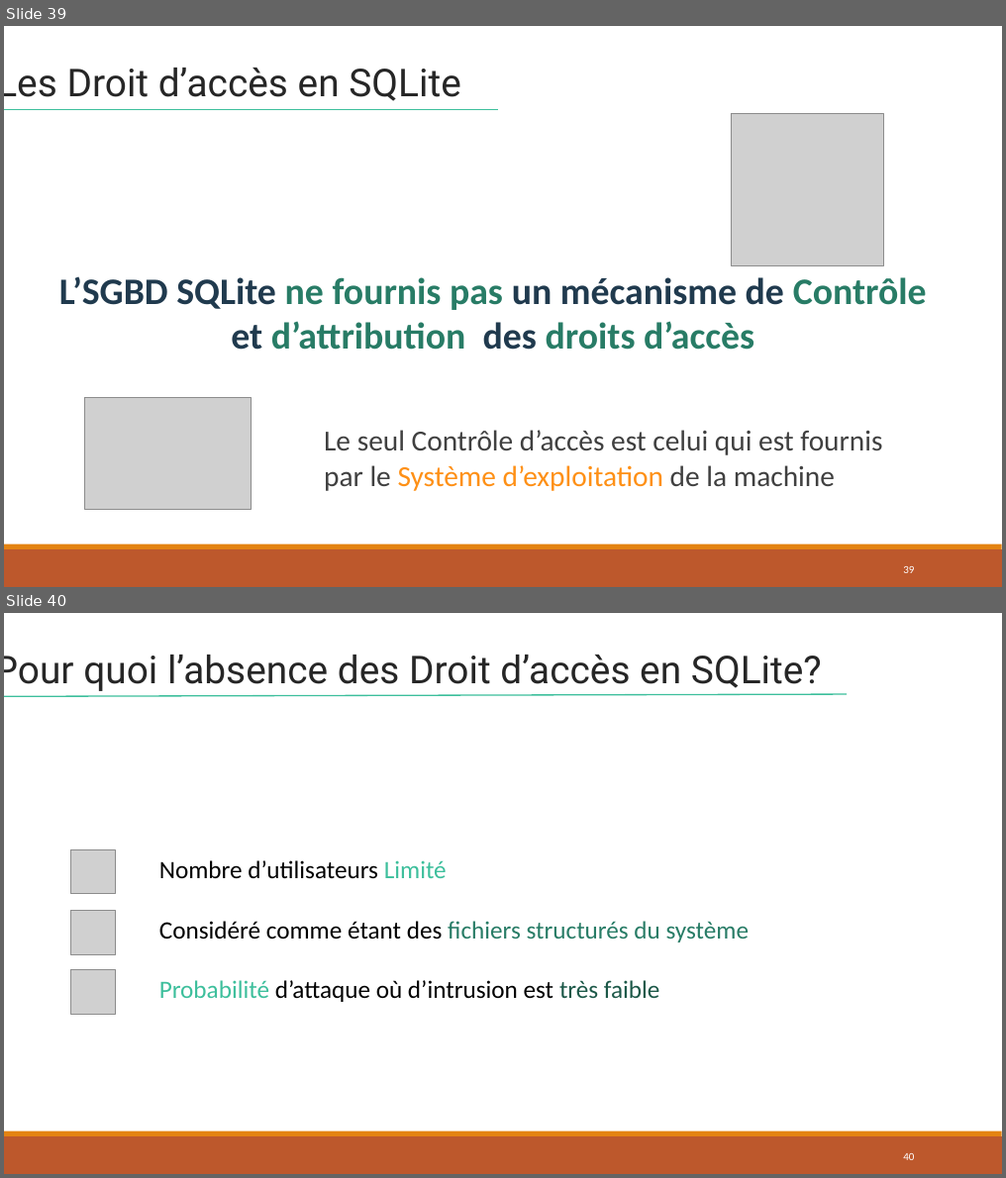
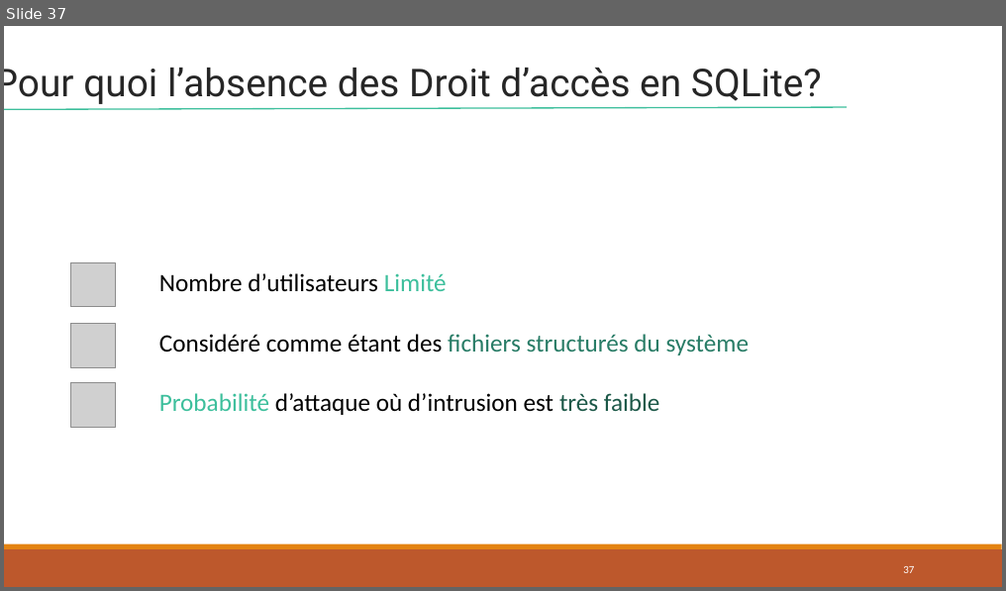
Before and after one commit to lahcenrahlaoui/Wingardium_Leviosaaaa, a slide deck: Presentation-projet-SQLite (1) - Copy.pptx. Shown one above the other, each under a label of ours: slides 39 and 40 before the commit, slide 37 after it. The pictures are 1006x1178 and 1006x591 pixels, drawn with LibreOffice and Linux fonts; fonts in the diff are those of the drawing; grey boxes stand for pictures. Boxes give left, top, right and bottom in pixels: in the first picture for what was removed or moved away, otherwise in the second. Text is boxed around its words. In the diff, an @@ line names an element or a change of style, - is before the commit and + after.

```diff
--- a/Presentation-projet-SQLite (1) - Copy.pptx
+++ b/Presentation-projet-SQLite (1) - Copy.pptx
@@ slide 39 removed at box(4, 26, 1002, 587), background #FFFFFF; not listed: 2 template elements that a slide beside it also shows @@
@@ text removed at box(4, 68, 460, 101) @@
-Les Droit d’accès en SQLite
@@ line removed from (4, 110) to (498, 110) @@
@@ picture removed at box(731, 113, 884, 266) @@
@@ rectangle removed at box(46, 264, 941, 362) @@
-L’SGBD SQLite ne fournis pas un mécanisme de Contrôle et d’attribution des droits d’accès
@@ picture removed at box(84, 397, 252, 509) @@
@@ text removed at box(324, 430, 882, 491) @@
-Le seul Contrôle d’accès est celui qui est fournis par le Système d’exploitation de la machine
@@ page number removed at box(903, 567, 914, 573) @@
-39
@@ what was slide 40 is now slide 37 @@
@@ page number at box(903, 567, 914, 573): text changed @@
-40
+37
```
Also in this commit, not shown: 2 slides changed, 3 slides added, 5 other slides removed.
